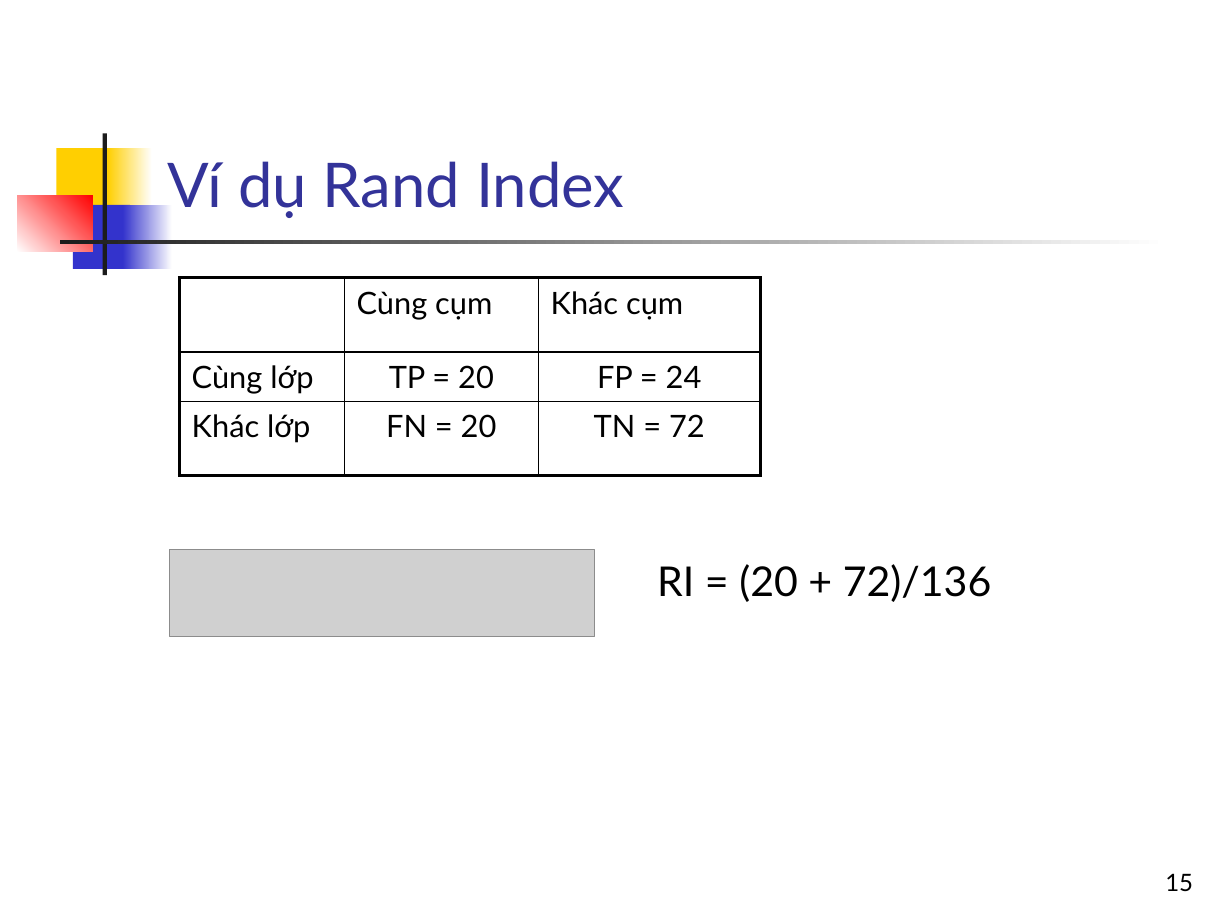
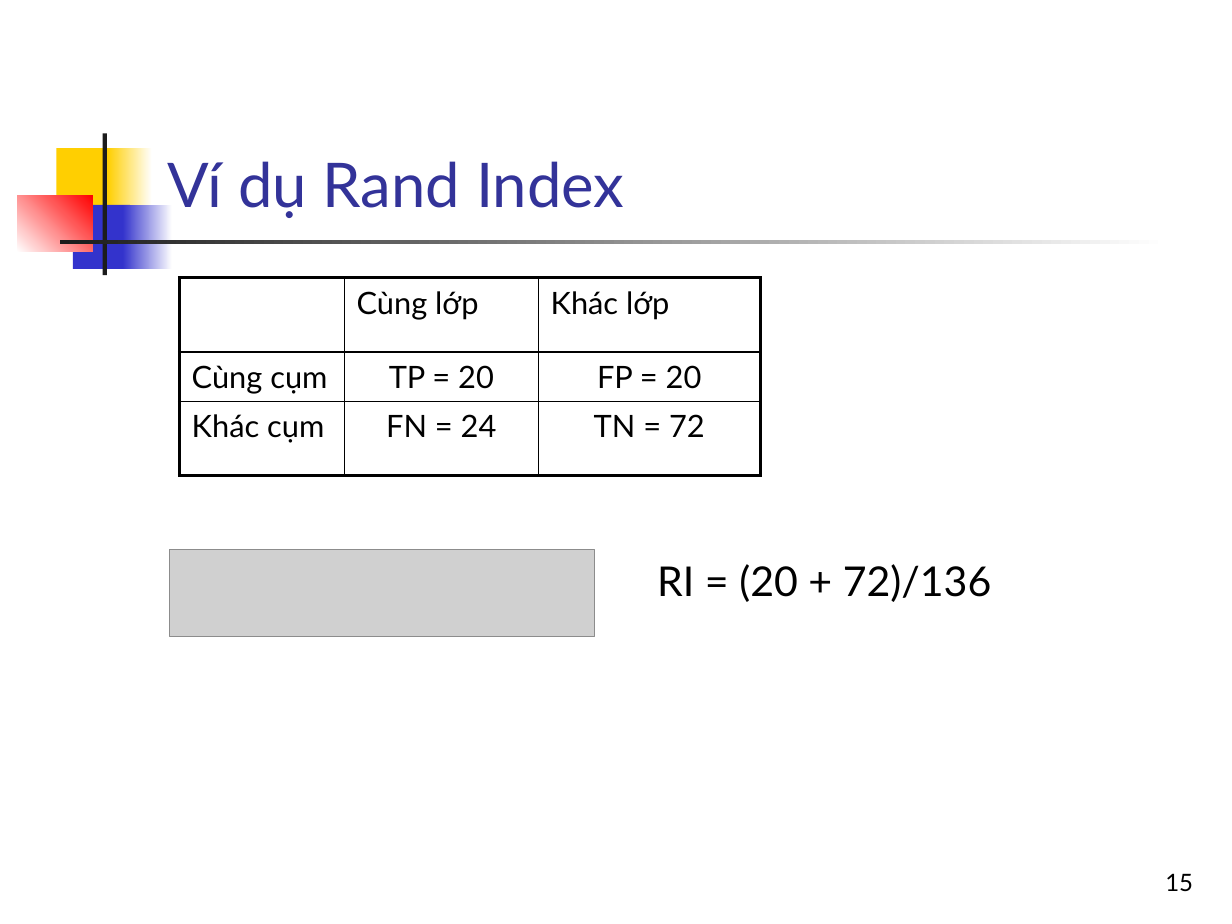
Before and after one commit to bangoc/IT4853, a slide deck: slide 15 of Bai 18b Chia cum va ung dung trong tim kiem_phần 2.pptx. Drawn at 1232x924 pixels with LibreOffice and Linux fonts; fonts in the diff are those of the drawing; grey boxes stand for pictures. Boxes give left, top, right and bottom in pixels: in the first picture for what was removed or moved away, otherwise in the second. Text is boxed around its words. In the diff, an @@ line names an element or a change of style, - is before the commit and + after.

```diff
--- a/Bai 18b Chia cum va ung dung trong tim kiem_phần 2.pptx
+++ b/Bai 18b Chia cum va ung dung trong tim kiem_phần 2.pptx
@@ table at (180,277,760,476) @@
-row 1, column 2: Cùng cụm
+row 1, column 2: Cùng lớp
-row 1, column 3: Khác cụm
+row 1, column 3: Khác lớp
-row 2, column 1: Cùng lớp
+row 2, column 1: Cùng cụm
-row 2, column 3: FP = 24
+row 2, column 3: FP = 20
-row 3, column 1: Khác lớp
+row 3, column 1: Khác cụm
-row 3, column 2: FN = 20
+row 3, column 2: FN = 24
```
Also in this commit, not shown: 2 other slides changed.
